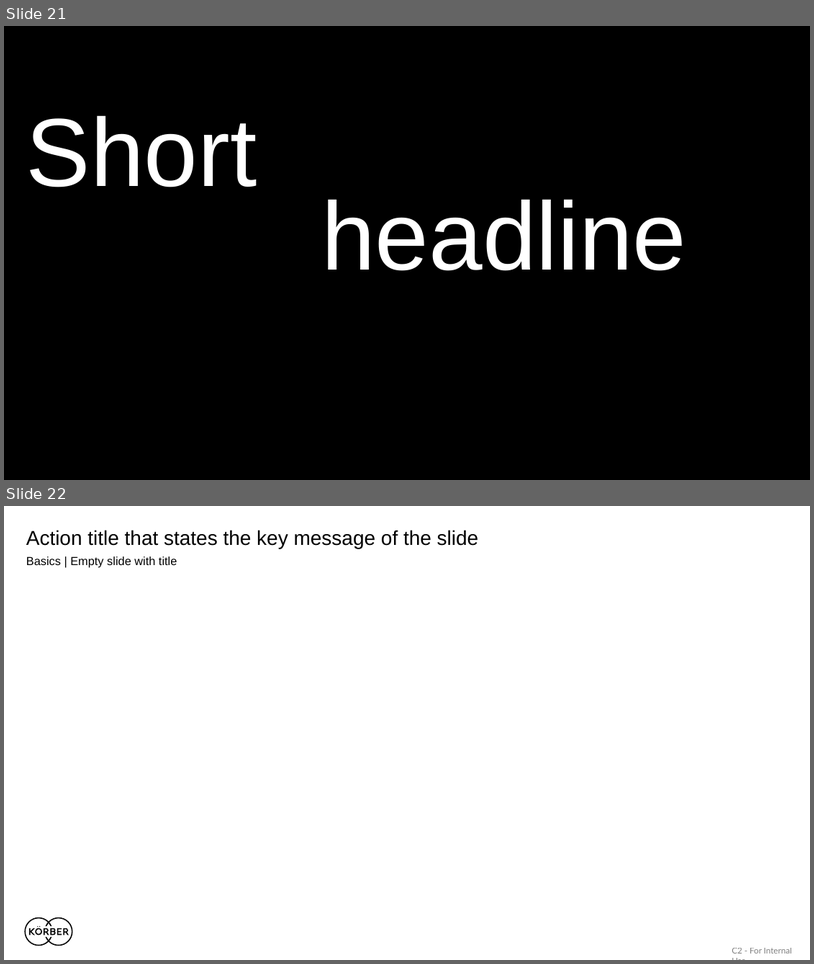
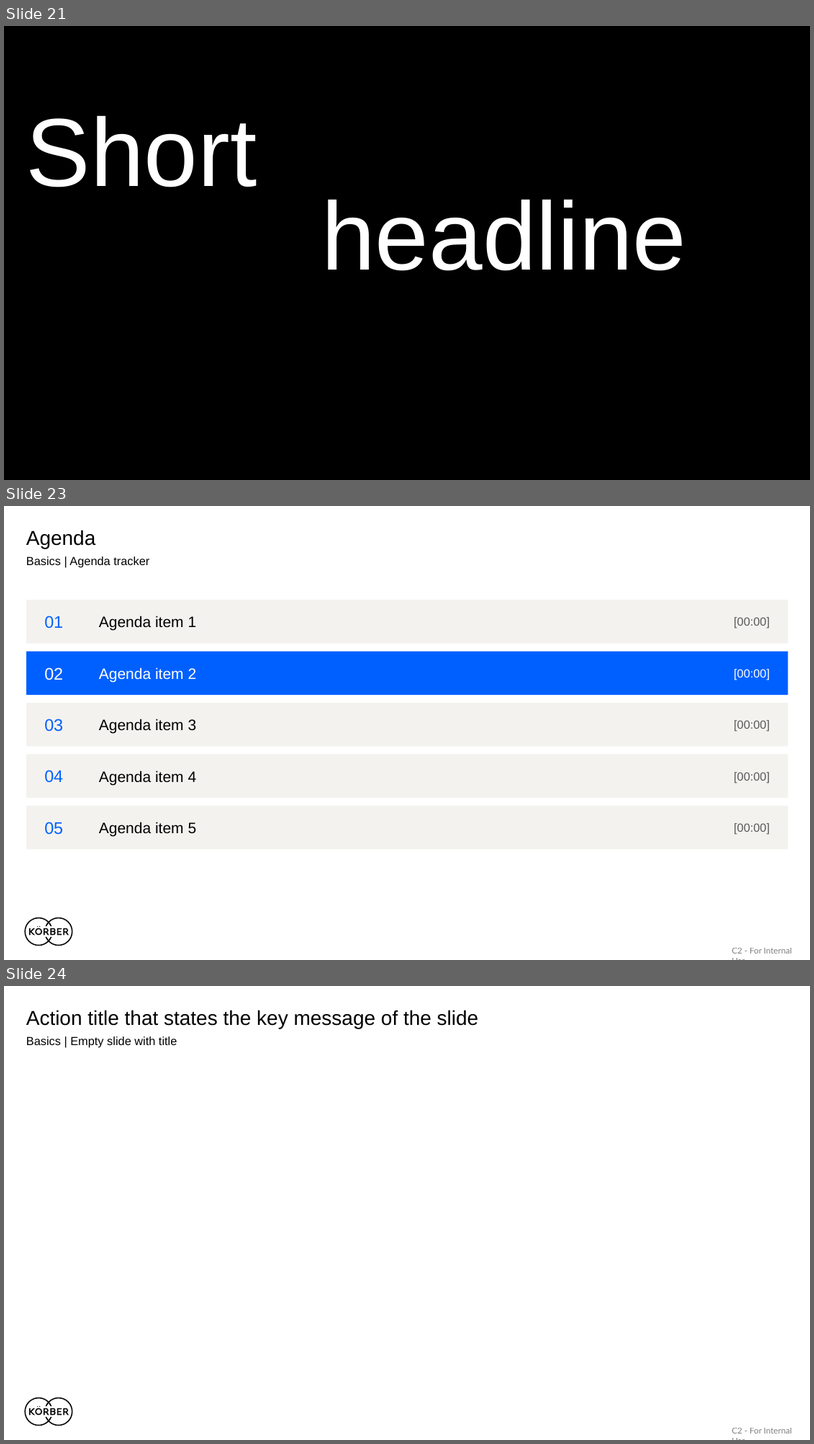
Before and after one commit to lukas-marketing-ops/lukas-marketing-ops, a slide deck: slide-library/Koerber_Slide_Library_2026_EN.pptx. Shown one above the other, each under a label of ours: slides 21 and 22 before the commit, slides 21, 23 and 24 after it; the slides between them are not shown. The pictures are 814x964 and 814x1444 pixels, drawn with LibreOffice and Linux fonts; fonts in the diff are those of the drawing; background and template pictures are left out. Boxes give left, top, right and bottom in pixels: in the first picture for what was removed or moved away, otherwise in the second. Text is boxed around its words. In the diff, an @@ line names an element or a change of style, - is before the commit and + after.

```diff
--- a/slide-library/Koerber_Slide_Library_2026_EN.pptx
+++ b/slide-library/Koerber_Slide_Library_2026_EN.pptx
@@ slide 23 added at (4,506,810,960), background #FFFFFF; not listed: 2 template elements that a slide beside it also shows @@
@@ title added at (26,530,96,549), 24 pt, text #000000 @@
+Agenda
@@ text added at (26,556,149,568), 14 pt, text #000000 @@
+Basics | Agenda tracker
@@ rectangle added at (26,600,789,644), fill #F4F2EF @@
@@ text added at (44,615,63,628), 20 pt, text #0060FF @@
+01
@@ text added at (99,615,197,631), 18 pt, text #000000 @@
+Agenda item 1
@@ text added at (734,617,770,628), 14 pt, text #595959 @@
+[00:00]
@@ rectangle added at (26,651,789,695), fill #0060FF @@
@@ text added at (44,667,63,680), 20 pt, text #FFFFFF @@
+02
@@ text added at (99,667,197,682), 18 pt, text #FFFFFF @@
+Agenda item 2
@@ text added at (734,669,770,680), 14 pt, text #FFFFFF @@
+[00:00]
@@ rectangle added at (26,703,789,746), fill #F4F2EF @@
@@ text added at (44,718,63,731), 20 pt, text #0060FF @@
+03
@@ text added at (99,718,197,734), 18 pt, text #000000 @@
+Agenda item 3
@@ text added at (734,720,770,731), 14 pt, text #595959 @@
+[00:00]
@@ rectangle added at (26,754,789,798), fill #F4F2EF @@
@@ text added at (44,770,63,782), 20 pt, text #0060FF @@
+04
@@ text added at (99,770,197,785), 18 pt, text #000000 @@
+Agenda item 4
@@ text added at (734,772,770,782), 14 pt, text #595959 @@
+[00:00]
@@ rectangle added at (26,806,789,849), fill #F4F2EF @@
@@ text added at (44,821,63,834), 20 pt, text #0060FF @@
+05
@@ text added at (99,821,197,836), 18 pt, text #000000 @@
+Agenda item 5
@@ text added at (734,823,770,834), 14 pt, text #595959 @@
+[00:00]
@@ what was slide 22 is now slide 24 @@
```
Also in this commit, not shown: 9 slides changed, 54 other slides added, 1 slide removed, 5 other files.
